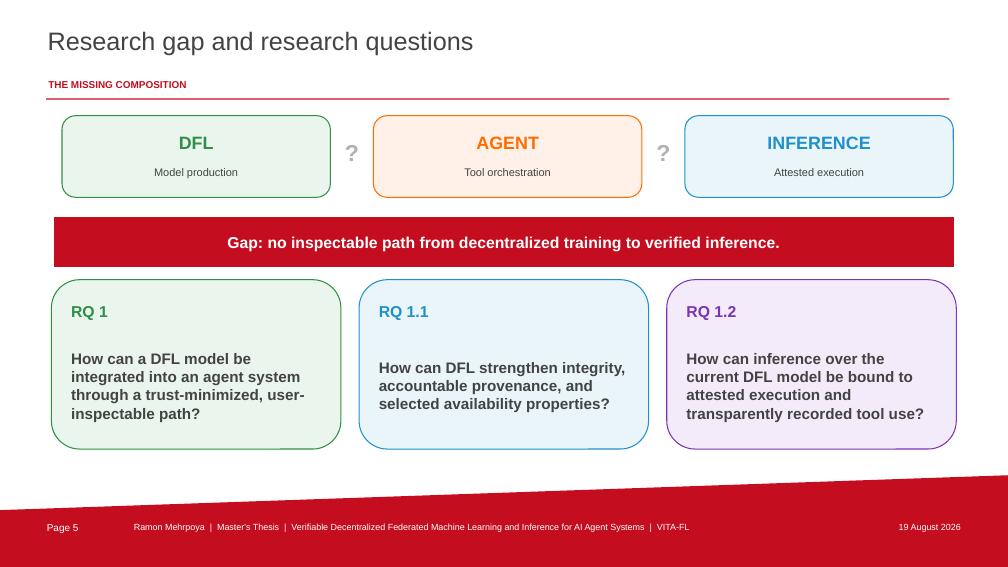
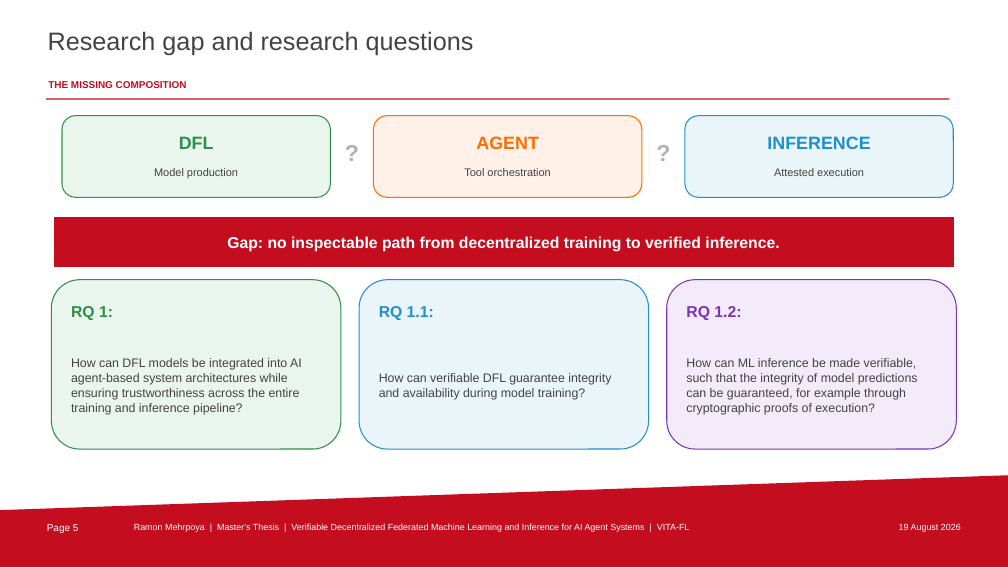
Before and after one commit to uZhW8Rgl/presentation, a slide deck: slide 5 of VITA-FL_Thesis_Presentation_TU_Berlin.pptx. Drawn at 1008x567 pixels with LibreOffice and Linux fonts; fonts in the diff are those of the drawing; background and template pictures are left out. Boxes give left, top, right and bottom in pixels: in the first picture for what was removed or moved away, otherwise in the second. Text is boxed around its words. In the diff, an @@ line names an element or a change of style, - is before the commit and + after.

Commit message:
fix: slides

```diff
--- a/VITA-FL_Thesis_Presentation_TU_Berlin.pptx
+++ b/VITA-FL_Thesis_Presentation_TU_Berlin.pptx
@@ text at <box>71,306,113,320</box>: text changed @@
-RQ 1
+RQ 1:
@@ text at <box>379,306,434,320</box>: text changed @@
-RQ 1.1
+RQ 1.1:
@@ text at <box>686,306,741,320</box>: text changed @@
-RQ 1.2
+RQ 1.2:
@@ text at <box>71,358,302,415</box>: text changed; size 14.5 to 11.8 pt; bold off @@
-How can a DFL model be integrated into an agent system through a trust-minimized, user-inspectable path?
+How can DFL models be integrated into AI agent-based system architectures while ensuring trustworthiness across the entire training and inference pipeline?
@@ text at <box>686,358,918,415</box>: text changed; size 14.5 to 11.8 pt; bold off @@
-How can inference over the current DFL model be bound to attested execution and transparently recorded tool use?
+How can ML inference be made verifiable, such that the integrity of model predictions can be guaranteed, for example through cryptographic proofs of execution?
@@ text at <box>379,373,611,400</box>: text changed; size 14.5 to 11.8 pt; bold off @@
-How can DFL strengthen integrity, accountable provenance, and selected availability properties?
+How can verifiable DFL guarantee integrity and availability during model training?
```
Also in this commit, not shown: 28 other slides changed, 6 slides added, 5 slides removed, 43 other files.
